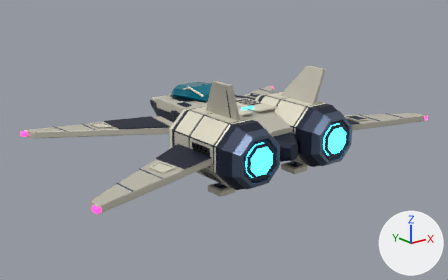
The glTF model game/public/models/aurora-v1.glb as it was, and as the next commit left it.
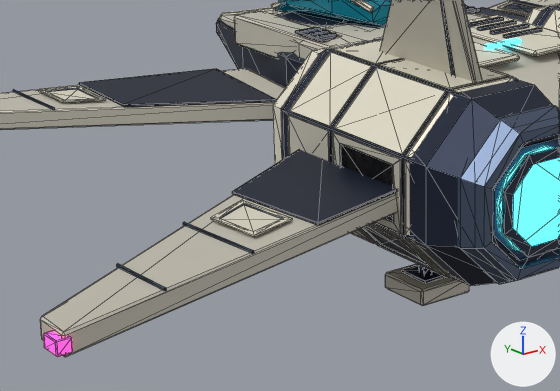
Each version appears first whole from a 50 mm lens placed at (-27.5, -34.4, 12.7), pointed at (0.1, 0.1, -1.1), and next in a close-up on the part from 17% to 60% of the width and 33% to 81% of the height. Lighting does not change. The marker at lower right points along +X, +Y and +Z. The last two pictures show the newer version. The close-ups show mesh edges as thin lines. Where no turn or scale is listed for an object, it has been applied to the vertices. Vertices at exactly the same position are counted once.

The older version as bpy lines, for what is in view:
```python
me_left_landing_pad_001 = bpy.data.meshes.new('Left landing pad.001')
me_left_landing_pad_001.from_pydata(...)  # 72 vertices, 132 faces; spans x -4.1..4.1, y -4.7..5.9, z -3.0..-2.6
me_left_landing_pad_001.materials.append(mat_ivory_armor)  # light grey #c9c5b7
me_main_pressure_hull_001 = bpy.data.meshes.new('Main pressure hull.001')
me_main_pressure_hull_001.from_pydata(...)  # 648 vertices, 1092 faces; spans x -9.3..9.3, y -7.9..9.8, z -1.9..4.3
me_main_pressure_hull_001.materials.append(mat_graphite_structure)  # dark blue #242c40
me_nose_crown_001 = bpy.data.meshes.new('Nose crown.001')
me_nose_crown_001.from_pydata(...)  # 412 vertices, 658 faces; spans x -9.4..9.4, y -6.7..9.6, z -1.7..2.8
me_nose_crown_001.materials.append(mat_pale_armor)  # pale yellow #e4dfcc
me_upper_ivory_shell_001 = bpy.data.meshes.new('Upper ivory shell.001')
me_upper_ivory_shell_001.from_pydata(...)  # 484 vertices, 806 faces; spans x -14.2..14.2, y -7.5..9.6, z -1.9..4.7
me_upper_ivory_shell_001.materials.append(mat_ivory_armor)  # light grey #c9c5b7
ob_gear_ivory_armor = bpy.data.objects.new('Gear_Ivory_armor', me_left_landing_pad_001)
ob_gear_ivory_armor.location = (0.0, 0.0, 0.0)
ob_static_graphite_structure = bpy.data.objects.new('Static_Graphite_structure', me_main_pressure_hull_001)
ob_static_graphite_structure.location = (0.0, 0.0, 0.0)
ob_static_ivory_armor = bpy.data.objects.new('Static_Ivory_armor', me_upper_ivory_shell_001)
ob_static_ivory_armor.location = (0.0, 0.0, 0.0)
ob_static_pale_armor = bpy.data.objects.new('Static_Pale_armor', me_nose_crown_001)
ob_static_pale_armor.location = (0.0, 0.0, 0.0)
# also in view: 'EngineCore_L_Runtime' at (-3.4, -7.7, 0.2); 'Static_Magenta_emission' at (0.0, 0.3, -0.2); 'Static_Titanium_trim' at (0.0, -0.2, 0.5); 'Static_Teal_canopy' at (0.0, 3.5, 2.0)
```
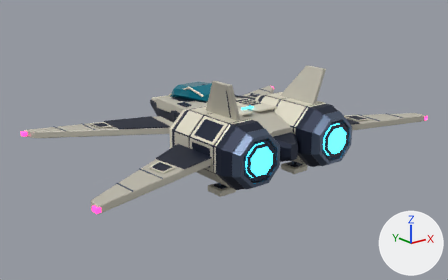
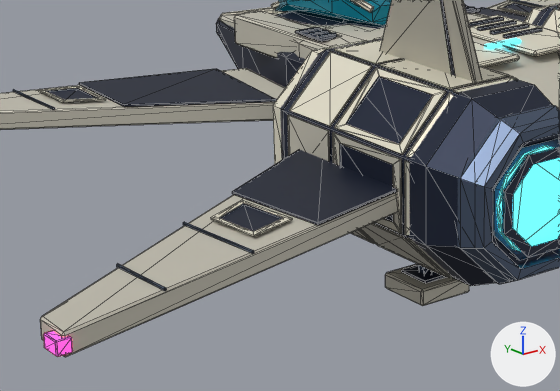
Commit message: Keep AURORA recess floors clear of overlapping armor

What differs and where, as boxes [x1, y1, x2, y2] in the close-ups (560 x 391 px; the box of a moved part takes in the faces that stretch with it):
'Static_Graphite_structure', reshaped: before [79, 0, 560, 286]; after [49, 0, 560, 286]
part 1 of me_main_pressure_hull_001, moved or reshaped: before [341, 144, 427, 264]; after [341, 77, 433, 221]
part 2 of me_upper_ivory_shell_001, moved or reshaped: before [341, 145, 444, 276]; after [359, 224, 444, 276]
part 3 of me_nose_crown_001, added (pale yellow): after [334, 67, 445, 154]

What changed in the scene script:
```text
Change me_main_pressure_hull_001:
    where me_main_pressure_hull_001.from_pydata(...)  # 648 vertices, 1092 faces; spans x -9.3..9.3, y -7.9..9.8, z -1.9..4.3
    used by ob_static_graphite_structure; location = (0.0, 0.0, 0.0)
    me_main_pressure_hull_001 part 1
    me_main_pressure_hull_001.vertices[288].co: (-5.5, -3.6, 0.8) -> (-4.4, -3.6, 2.1)  # pixel (340, 143) -> pixel (379, 77)
    me_main_pressure_hull_001.vertices[289].co: (-5.5, -3.6, -0.4) -> (-5.3, -3.6, 1.2)  # not seen -> pixel (346, 124)
    me_main_pressure_hull_001.vertices[290].co: (-5.5, -5.5, -0.4) -> (-5.3, -5.5, 1.2)  # pixel (394, 221) -> pixel (399, 144)
    me_main_pressure_hull_001.vertices[291].co: (-5.5, -5.5, 0.8) -> (-4.4, -5.5, 2.1)  # pixel (393, 164) -> pixel (433, 95)
    me_main_pressure_hull_001.vertices[292].co: (-5.3, -3.6, -0.8) -> (-5.5, -3.6, 0.8)  # not seen -> pixel (340, 143)
    me_main_pressure_hull_001.vertices[293].co: (-4.4, -3.6, -1.7) -> (-5.5, -3.6, -0.4)  # pixel (381, 243) -> not seen
    me_main_pressure_hull_001.vertices[294].co: (-4.4, -5.5, -1.7) -> (-5.5, -5.5, -0.4)  # not seen -> pixel (394, 221)
    me_main_pressure_hull_001.vertices[295].co: (-5.3, -5.5, -0.8) -> (-5.5, -5.5, 0.8)  # not seen -> pixel (393, 164)
Change me_upper_ivory_shell_001:
    used by ob_static_ivory_armor; location = (0.0, 0.0, 0.0)
    remove me_upper_ivory_shell_001.from_pydata(...)  # 484 vertices, 806 faces; spans x -14.2..14.2, y -7.5..9.6, z -1.9..4.7
    add me_upper_ivory_shell_001.from_pydata(...)  # 488 vertices, 812 faces; spans x -14.2..14.2, y -7.5..9.6, z -1.9..4.7
    me_upper_ivory_shell_001 part 2
    4 vertices are removed from x -5.4..-4.5, y -5.5..-3.6, z -1.8..-0.9
    72 faces are deleted
    8 vertices are added at x -5.5..5.5, y -5.5..-3.6, z -0.4..0.8
    78 new faces join them
Change me_nose_crown_001:
    used by ob_static_pale_armor; location = (0.0, 0.0, 0.0)
    remove me_nose_crown_001.from_pydata(...)  # 412 vertices, 658 faces; spans x -9.4..9.4, y -6.7..9.6, z -1.7..2.8
    add me_nose_crown_001.from_pydata(...)  # 440 vertices, 700 faces; spans x -9.4..9.4, y -6.7..9.6, z -1.7..2.8
    me_nose_crown_001 part 3: 12 vertices added at x -9.3..-4.4, y -5.8..-3.6, z 0.2..2.2
    other edits to the shape of me_nose_crown_001 do not show in these pictures
```
